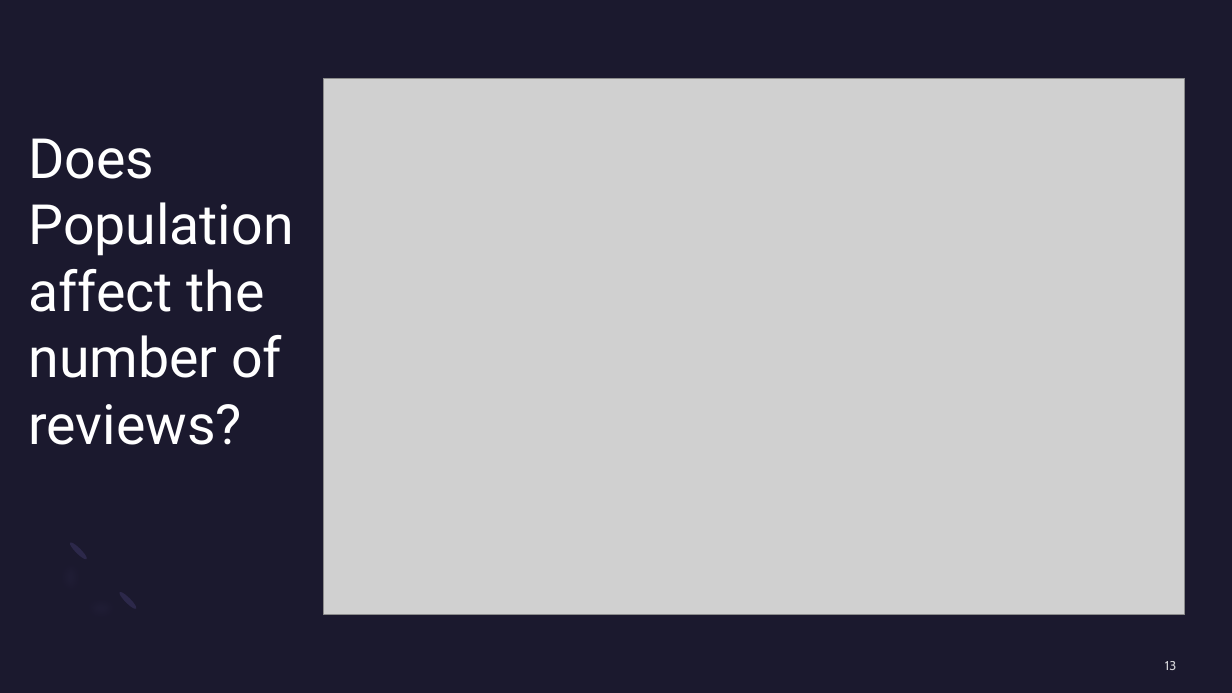
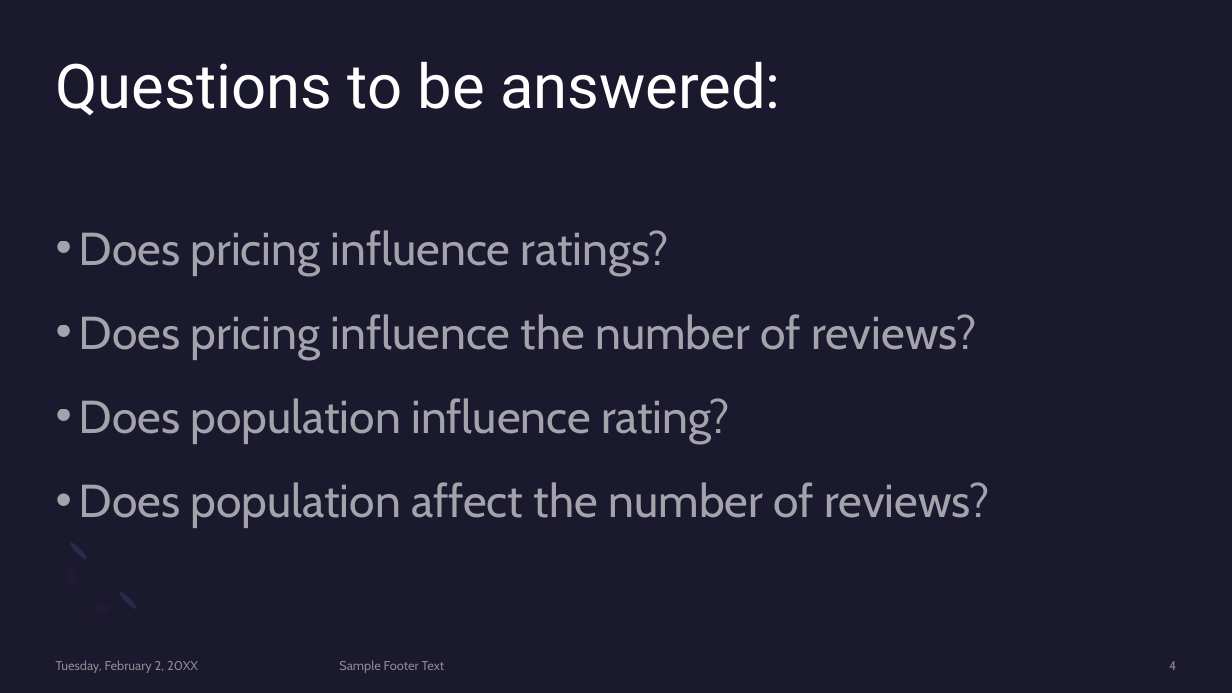
Before and after one commit to mward95/Restaurant_API, a slide deck: slide 4 of Sanjay Dabra/Presentation1.pptx (slide 13 before the commit). Drawn at 1232x693 pixels with LibreOffice and Linux fonts; fonts in the diff are those of the drawing; grey boxes stand for pictures. Boxes give left, top, right and bottom in pixels: in the first picture for what was removed or moved away, otherwise in the second. Text is boxed around its words. In the diff, an @@ line names an element or a change of style, - is before the commit and + after.

```diff
--- a/Sanjay Dabra/Presentation1.pptx
+++ b/Sanjay Dabra/Presentation1.pptx
@@ title added at (56, 61, 781, 115), 48 pt, text #FFFFFF @@
+Questions to be answered:
@@ picture removed at (323, 79, 1185, 615) @@
@@ title removed at (28, 138, 293, 445) @@
-Does Population affect the number of reviews?
@@ text added at (79, 230, 989, 528), 36 pt, text #FFFFFF at 60% opacity @@
+• Does pricing influence ratings?
+• Does pricing influence the number of reviews?
+• Does population influence rating?
+• Does population affect the number of reviews?
@@ text added at (56, 660, 198, 673), 10 pt, text #A6A6A6 at 80% opacity @@
+Tuesday, February 2, 20XX
@@ text added at (339, 660, 445, 673), 10 pt, text #A6A6A6 at 80% opacity @@
+Sample Footer Text
@@ page number at (1169, 661, 1176, 670): text changed; text colour #FFFFFF at 80% opacity to #A6A6A6 at 80% opacity @@
-13
+4
```
Also in this commit, not shown: 6 other slides changed, 4 slides added, 3 slides removed.
